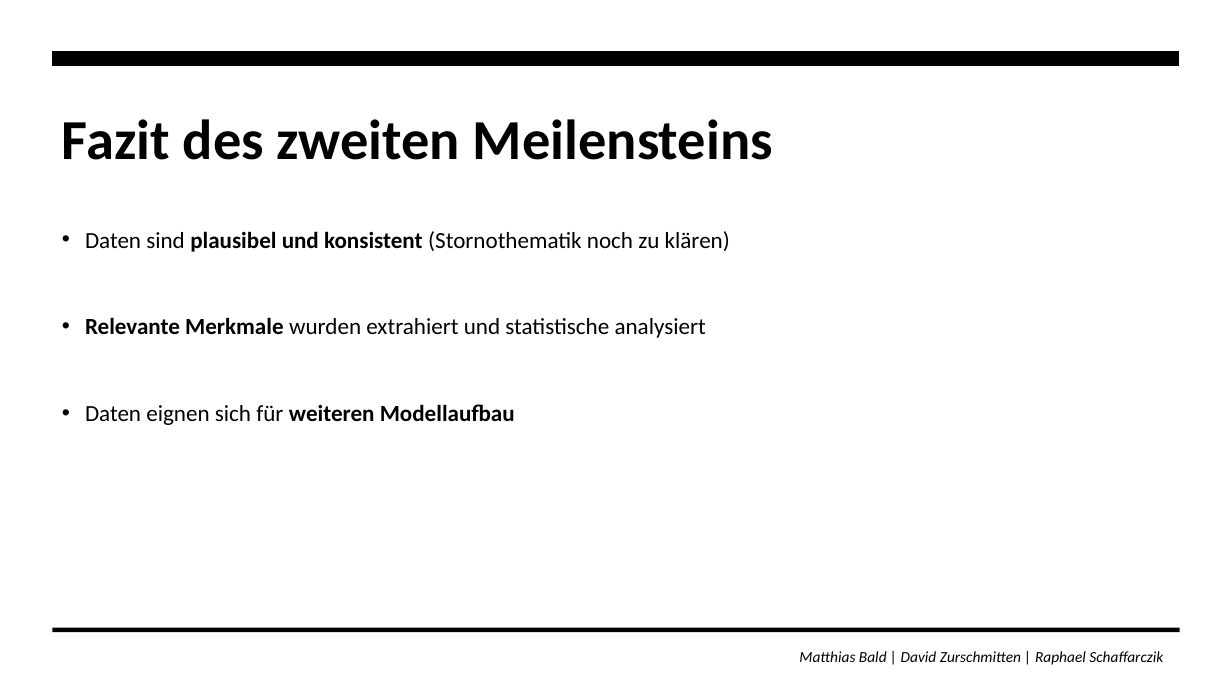
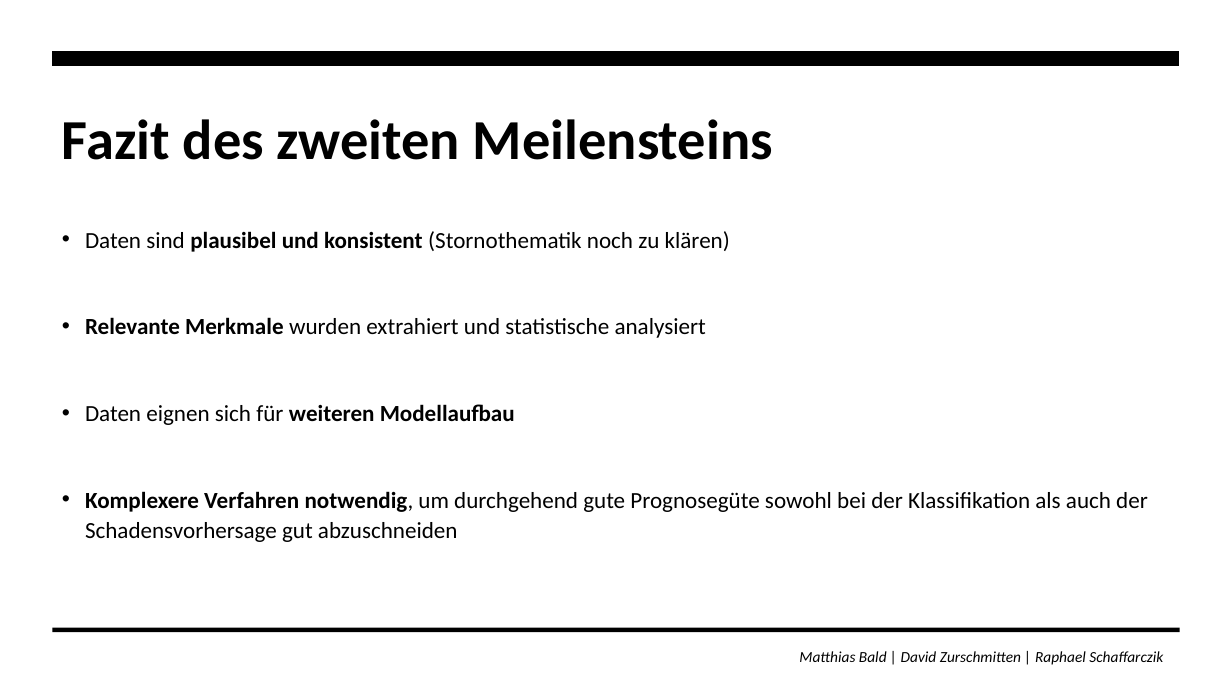
Before and after one commit to zurdavid/projektpraktikum-datascience, a slide deck: slide 36 of präsentationen/Meilenstein2_Praesentation_FINAL.pptx. Drawn at 1232x693 pixels with LibreOffice and Linux fonts; fonts in the diff are those of the drawing; background and template pictures are left out. Boxes give left, top, right and bottom in pixels: in the first picture for what was removed or moved away, otherwise in the second. Text is boxed around its words. In the diff, an @@ line names an element or a change of style, - is before the commit and + after.

```diff
--- a/präsentationen/Meilenstein2_Praesentation_FINAL.pptx
+++ b/präsentationen/Meilenstein2_Praesentation_FINAL.pptx
@@ text at (85, 491, 1148, 542): paragraph added @@
+• Komplexere Verfahren notwendig, um durchgehend gute Prognosegüte sowohl bei der Klassifikation als auch der Schadensvorhersage gut abzuschneiden
```
Also in this commit, not shown: 5 other slides changed, 1 other file.
